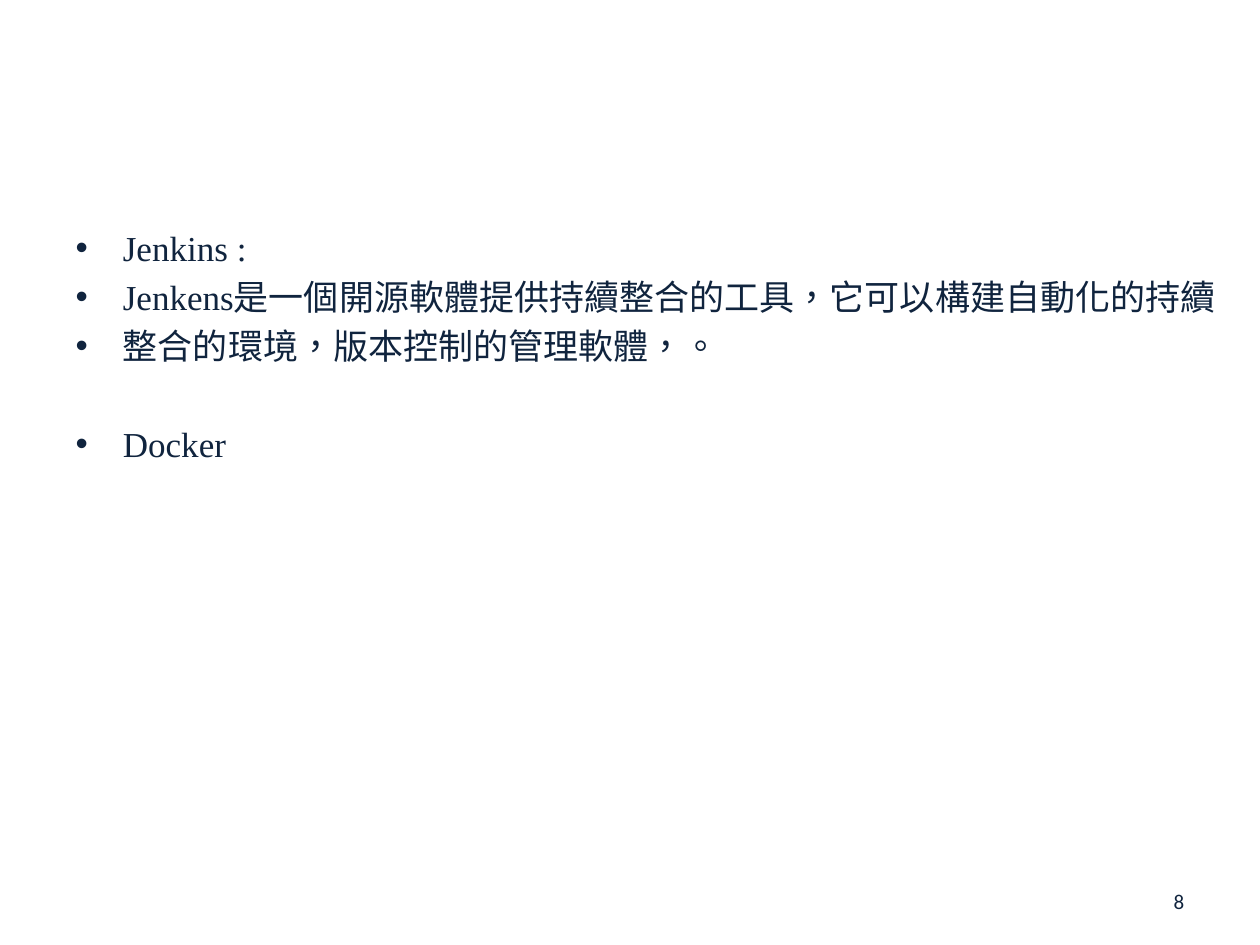
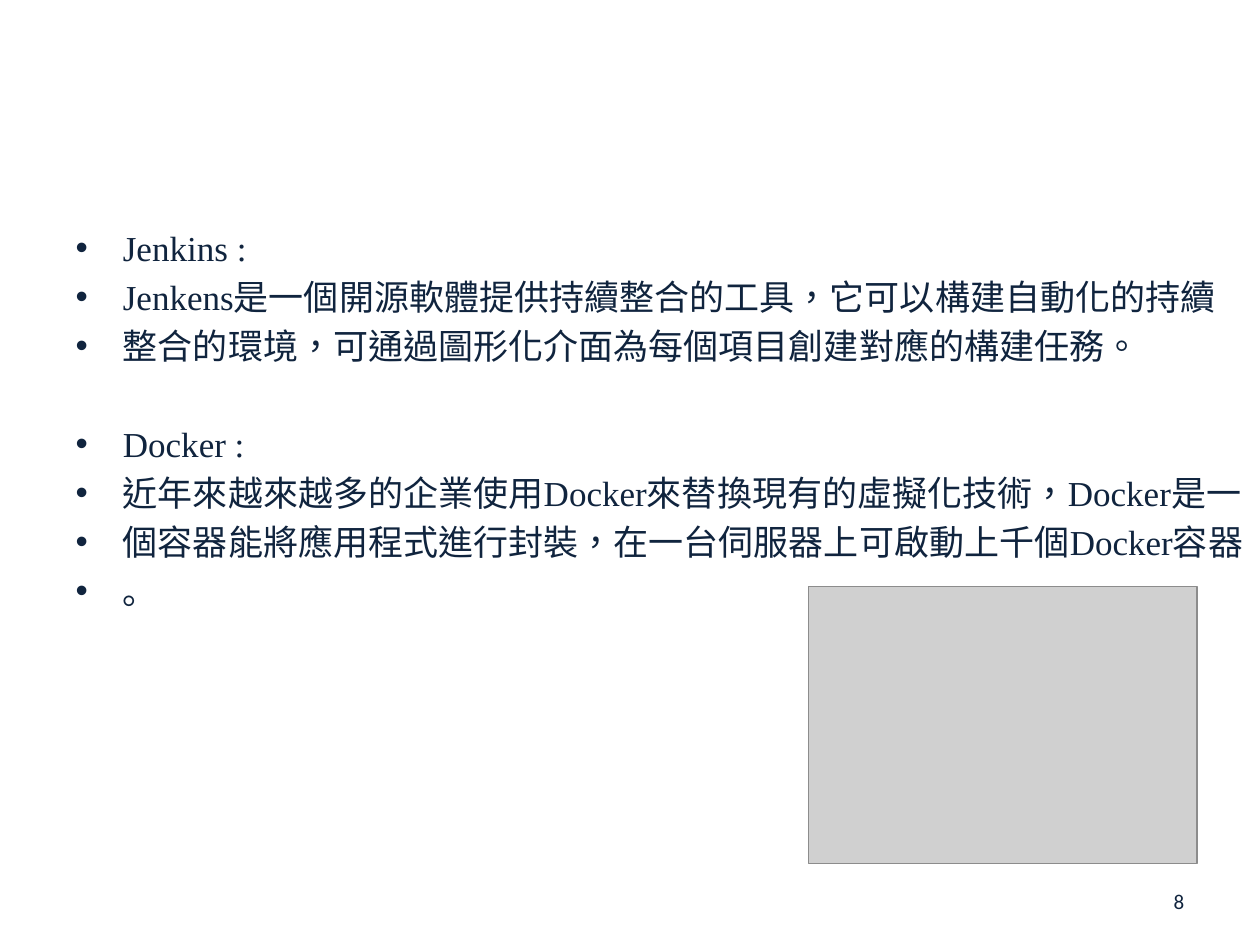
Before and after one commit to john78530/thesis, a slide deck: slide 8 of Oral.pptx. Drawn at 1260x945 pixels with LibreOffice and Linux fonts; fonts in the diff are those of the drawing; grey boxes stand for pictures; background and template pictures are left out. Boxes give left, top, right and bottom in pixels: in the first picture for what was removed or moved away, otherwise in the second. Text is boxed around its words. In the diff, an @@ line names an element or a change of style, - is before the commit and + after.

```diff
--- a/Oral.pptx
+++ b/Oral.pptx
@@ text at (123,329,1243,606): text changed @@
-• 整合的環境，版本控制的管理軟體，。
-• Docker
+• 整合的環境，可通過圖形化介面為每個項目創建對應的構建任務。
+• Docker :
+• 近年來越來越多的企業使用Docker來替換現有的虛擬化技術，Docker是一
+• 個容器能將應用程式進行封裝，在一台伺服器上可啟動上千個Docker容器
+• 。
@@ picture added at (809,587,1197,863) @@
```
Also in this commit, not shown: 11 other slides changed, 10 slides added, 12 slides removed, 1 other file.
